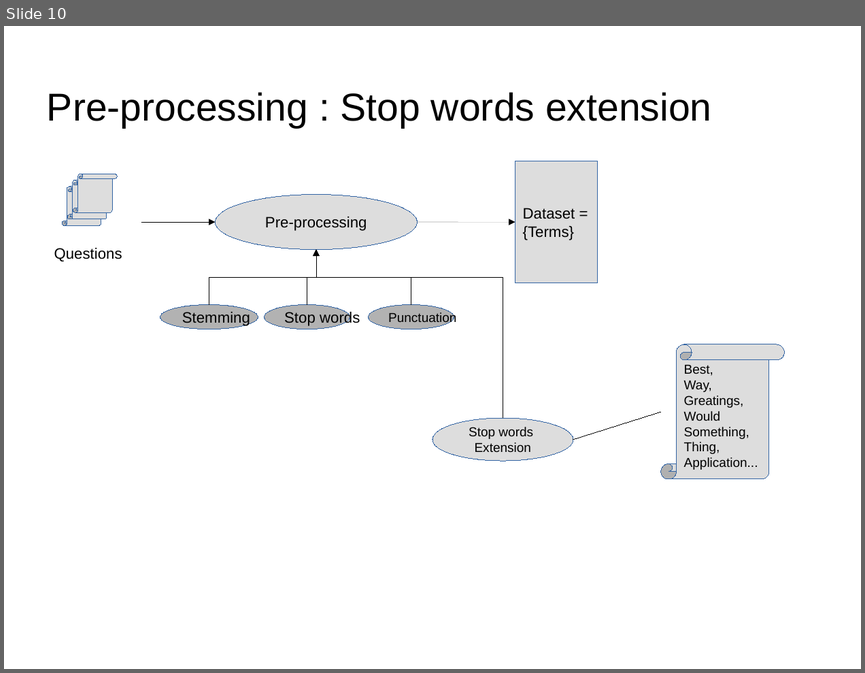
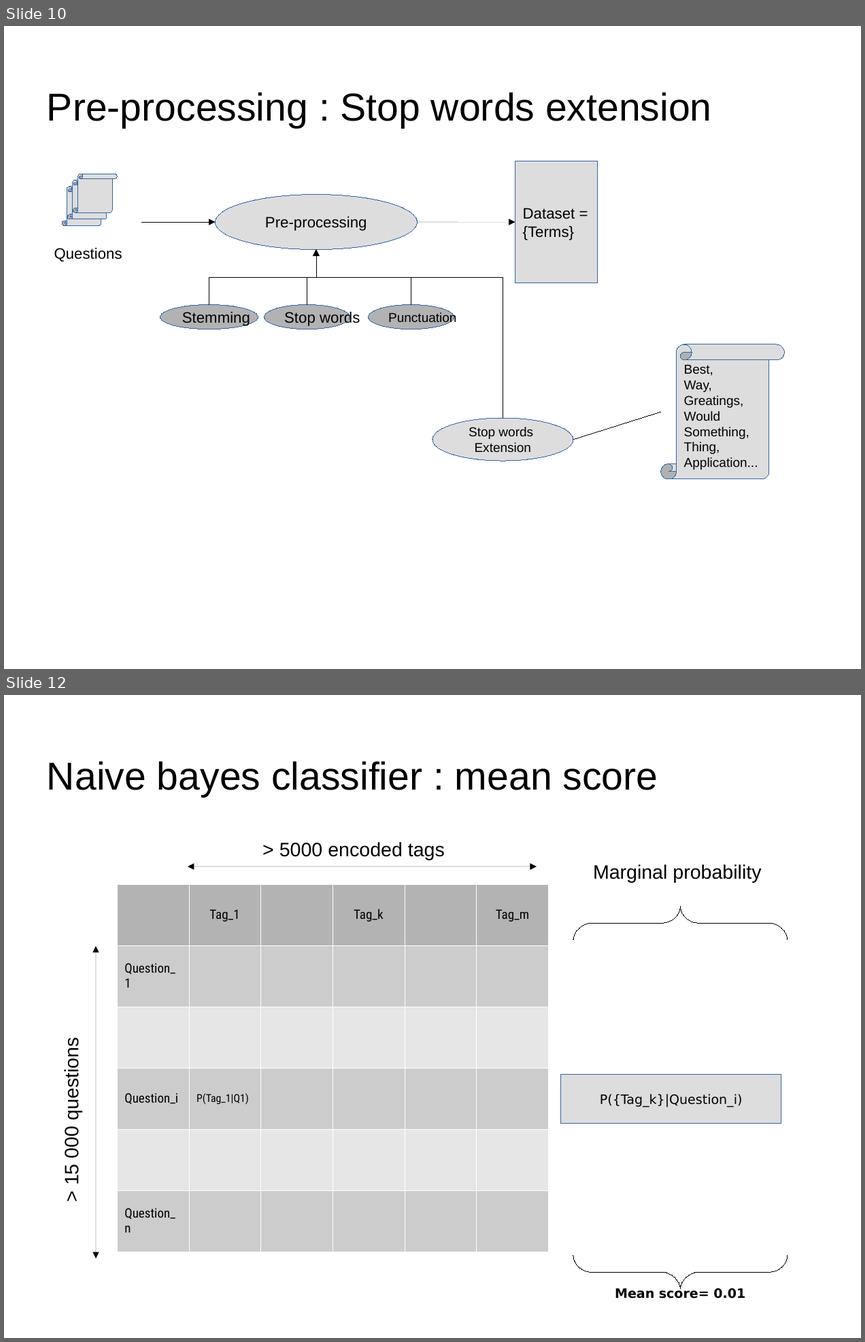
Before and after one commit to dataforcast/OC_Datascientist, a slide deck: P6/report/Openclassrooms_ParcoursDatascientist_P6-V1.odp. Shown one above the other, each under a label of ours: slide 10 before the commit, slides 10 and 12 after it; the slides between them are not shown. The pictures are 865x673 and 865x1342 pixels, drawn with LibreOffice and Linux fonts; fonts in the diff are those of the drawing; background and template pictures are left out. Boxes give left, top, right and bottom in pixels: in the first picture for what was removed or moved away, otherwise in the second. Text is boxed around its words. In the diff, an @@ line names an element or a change of style, - is before the commit and + after.

Commit message:
P6: supervized methods : MultinomialNB classifier : 1st results : mean score, probabilities for predictions, predictions.

```diff
--- a/P6/report/Openclassrooms_ParcoursDatascientist_P6-V1.odp
+++ b/P6/report/Openclassrooms_ParcoursDatascientist_P6-V1.odp
@@ slide 12 added at (4, 695, 861, 1338), background picture (left out) @@
@@ title added at (47, 761, 658, 797), 36 pt, text #000000 @@
+Naive bayes classifier : mean score
@@ text added at (279, 842, 445, 860), 18 pt, text #000000 @@
+> 5000 encoded tags
@@ double arrow added from (188, 866) to (536, 866), #000000 0 pt @@
@@ text added at (593, 864, 761, 883), 18 pt, text #000000 @@
+Marginal probability
@@ table added at (117, 884, 547, 1251), 6 rows, 6 columns @@
+ | Tag_1 |  | Tag_k |  | Tag_m
+Question_1 |  |  |  |  | 
+ |  |  |  |  | 
+Question_i | P(Tag_1|Q1) |  |  |  | 
+ |  |  |  |  | 
+Question_n |  |  |  |  | 
@@ freeform shape added at (572, 906, 787, 940), outline #000000 0 pt @@
@@ double arrow added from (96, 946) to (96, 1258), #000000 0 pt @@
@@ text added at (60, 1045, 82, 1183), 18 pt, text #000000 @@
+> 15 000 questions
@@ rectangle added at (562, 1074, 781, 1123), fill #DDDDDD, outline #3465A4 0 pt @@
@@ text added at (600, 1093, 742, 1106), 12 pt, text #000000 @@
+P({Tag_k}|Question_i)
@@ freeform shape added at (572, 1255, 787, 1289), outline #000000 0 pt @@
@@ text added at (615, 1287, 745, 1298), 12 pt, text #000000, bold @@
+Mean score= 0.01
```
Also in this commit, not shown: 2 slides changed, 3 other files.
